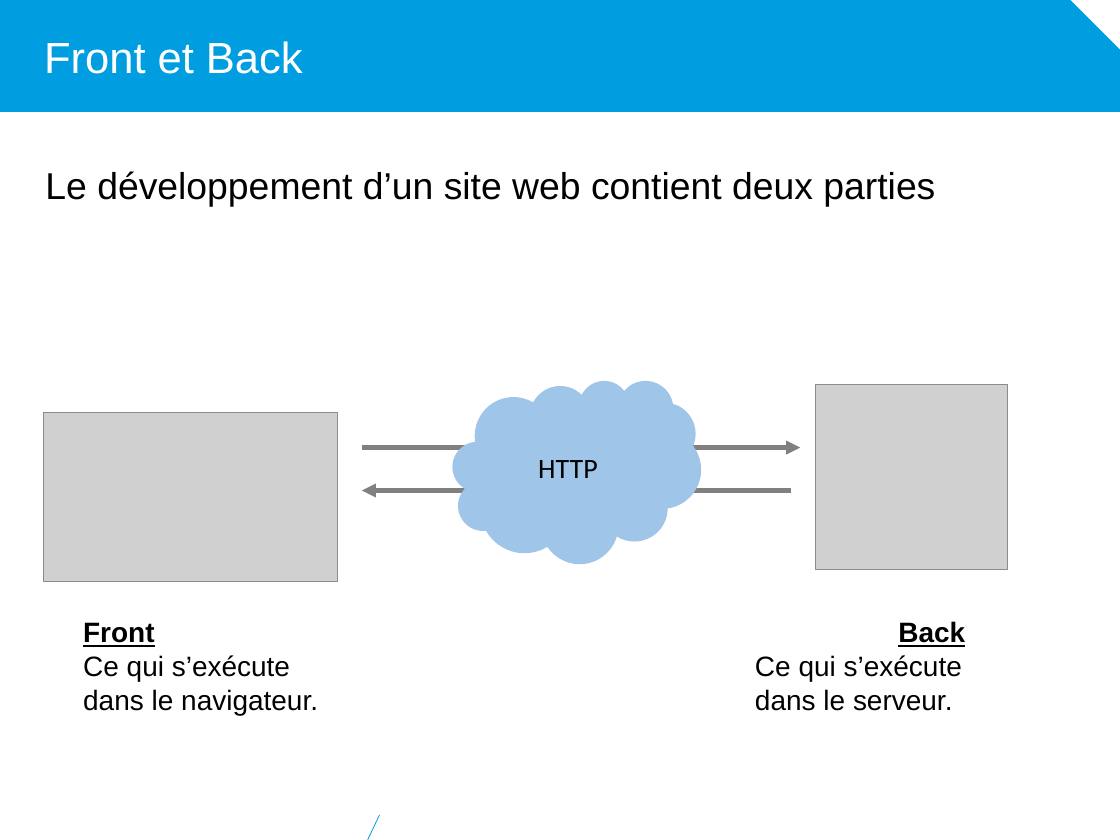
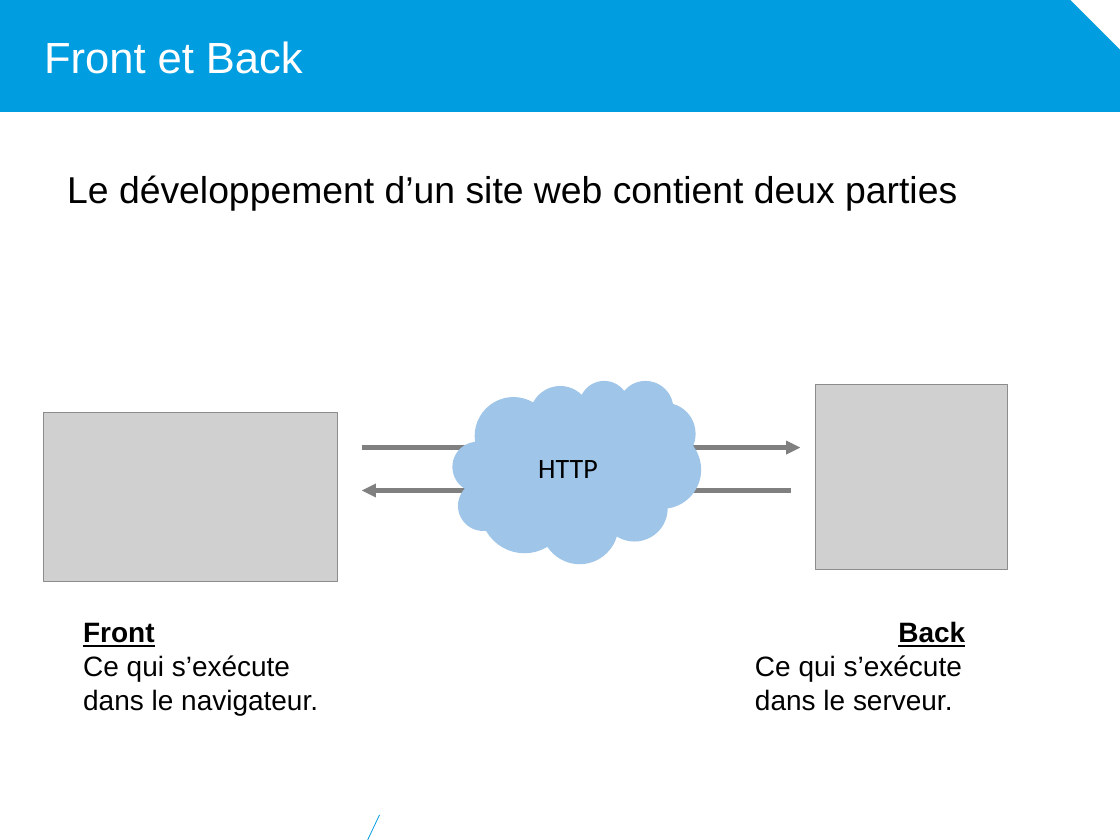
Before and after one commit to diu-uf-bordeaux/bloc1, a slide deck: slide 3 of web/5-Developpement/developpement.pptx. Drawn at 1120x840 pixels with LibreOffice and Linux fonts; fonts in the diff are those of the drawing; grey boxes stand for pictures; background and template pictures are left out. Boxes give left, top, right and bottom in pixels: in the first picture for what was removed or moved away, otherwise in the second. Text is boxed around its words. In the diff, an @@ line names an element or a change of style, - is before the commit and + after.

```diff
--- a/web/5-Developpement/developpement.pptx
+++ b/web/5-Developpement/developpement.pptx
@@ text "Le développement d’un site web ...": place and size @@
-text "Le développement d’un site web ..." at (45,171,935,207)
+text "Le développement d’un site web ..." at (67,175,957,210)
```
Also in this commit, not shown: 6 other slides changed.
